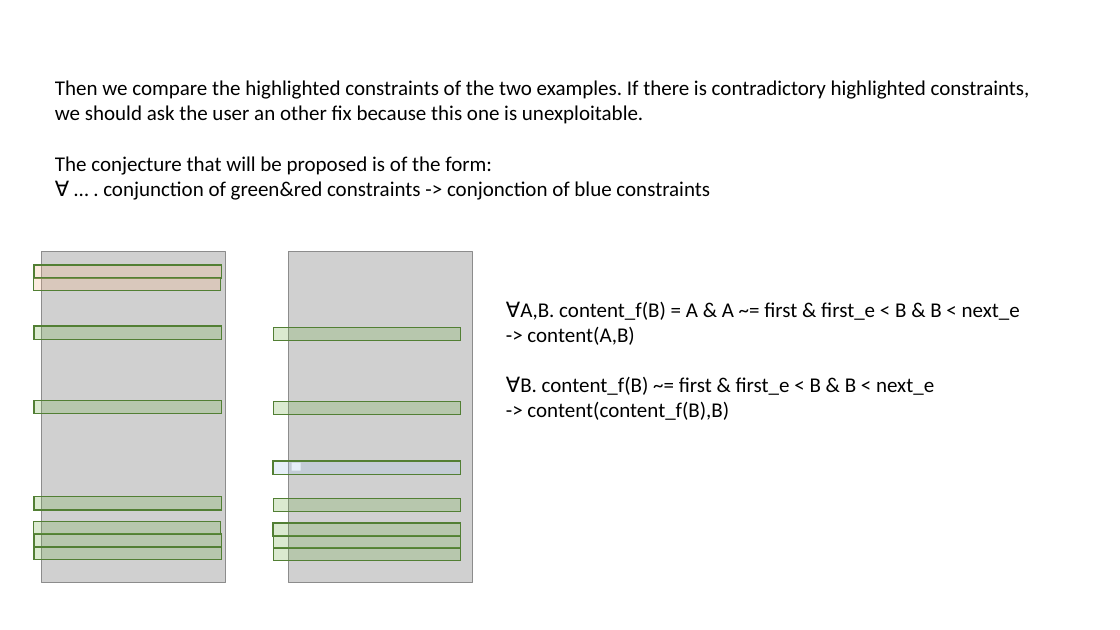
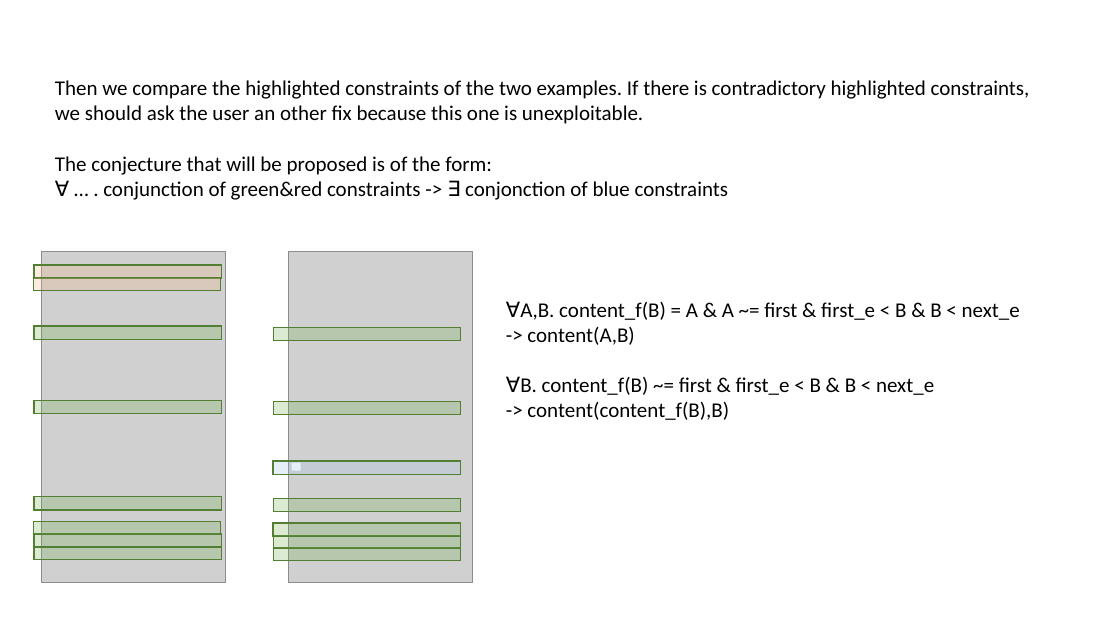
Before and after one commit to tjhance/ivy-research, a slide deck: slide 24 of invariant_synthesis/counterexample_generalization.pptx. Drawn at 1120x630 pixels with LibreOffice and Linux fonts; fonts in the diff are those of the drawing; grey boxes stand for pictures. Boxes give left, top, right and bottom in pixels: in the first picture for what was removed or moved away, otherwise in the second. Text is boxed around its words. In the diff, an @@ line names an element or a change of style, - is before the commit and + after.

Commit message:
update

```diff
--- a/invariant_synthesis/counterexample_generalization.pptx
+++ b/invariant_synthesis/counterexample_generalization.pptx
@@ text at [55,156,729,200]: text changed @@
-The conjecture that will be proposed is of the form:
-∀ … . conjunction of green&red constraints -> conjonction of blue constraints
+The conjecture that will be proposed is of the form:
+∀ … . conjunction of green&red constraints -> ∃ conjonction of blue constraints
```
Also in this commit, not shown: 1 other slide changed.
